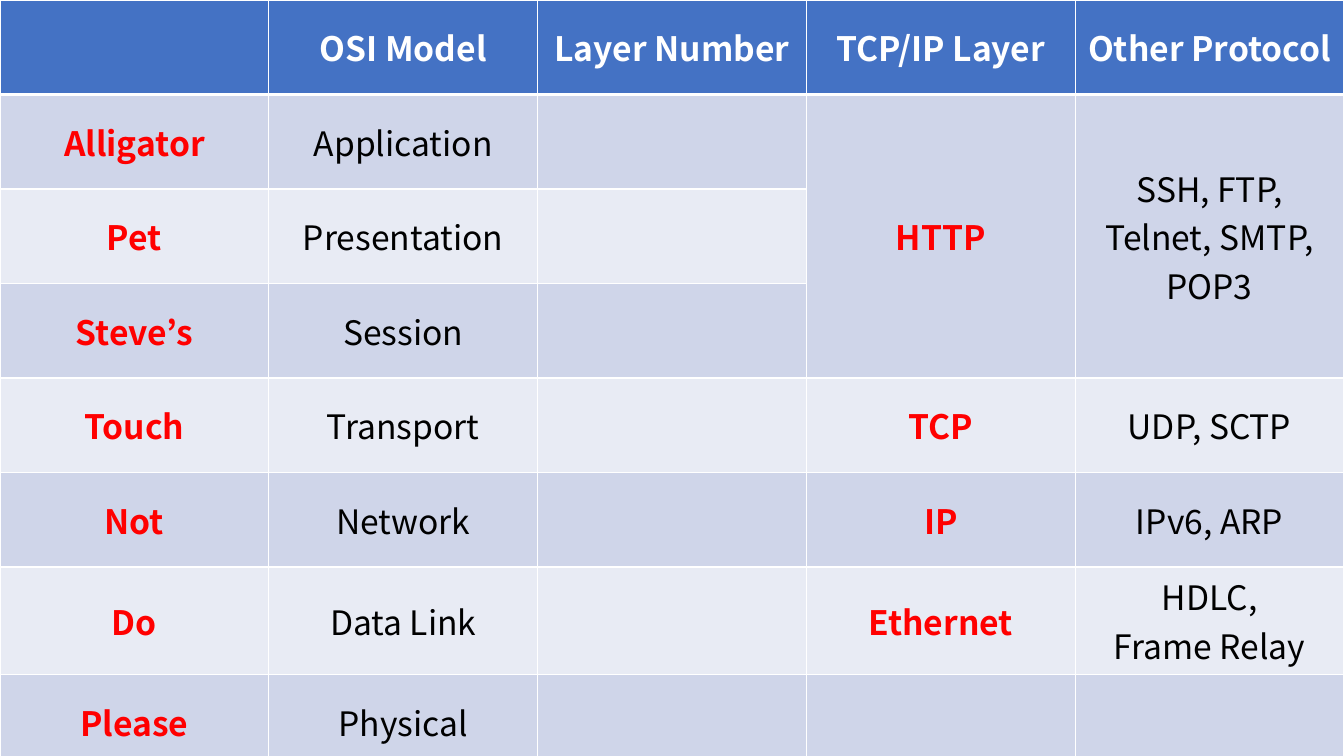
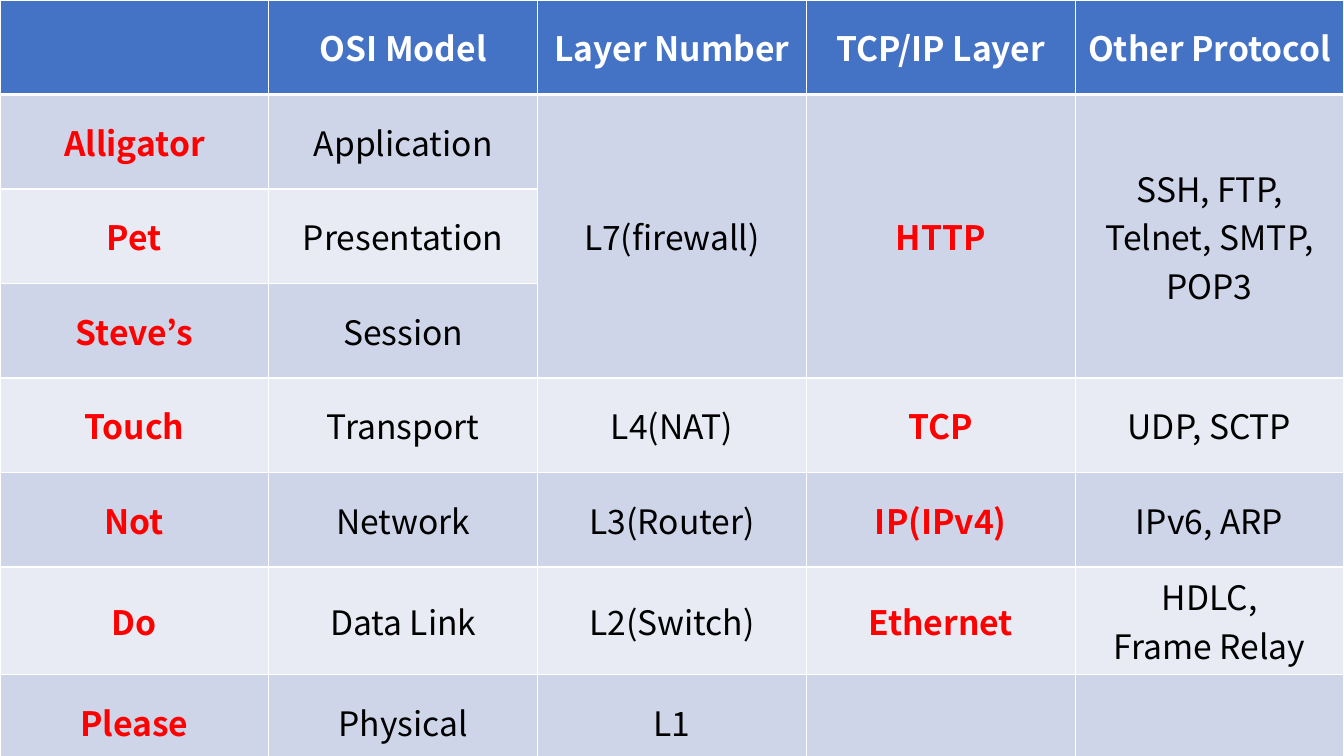
Before and after one commit to KyoungHwanKim/osi-and-tcp, a slide deck: slide 1 of osi-and-tcp.pptx. Drawn at 1344x756 pixels with LibreOffice and Linux fonts; fonts in the diff are those of the drawing. Boxes give left, top, right and bottom in pixels: in the first picture for what was removed or moved away, otherwise in the second. Text is boxed around its words. In the diff, an @@ line names an element or a change of style, - is before the commit and + after.

Commit message:
Fix osi-and-tcp.pptx

```diff
--- a/osi-and-tcp.pptx
+++ b/osi-and-tcp.pptx
@@ table at (0, 0, 1344, 756) @@
-row 2, column 3: 
+row 2, column 3: L7(firewall)
-row 5, column 3: 
+row 5, column 3: L4(NAT)
-row 6, column 3: 
+row 6, column 3: L3(Router)
-row 6, column 4: IP
+row 6, column 4: IP(IPv4)
-row 7, column 3: 
+row 7, column 3: L2(Switch)
-row 8, column 3: 
+row 8, column 3: L1
```
Also in this commit, not shown: 1 other file.
